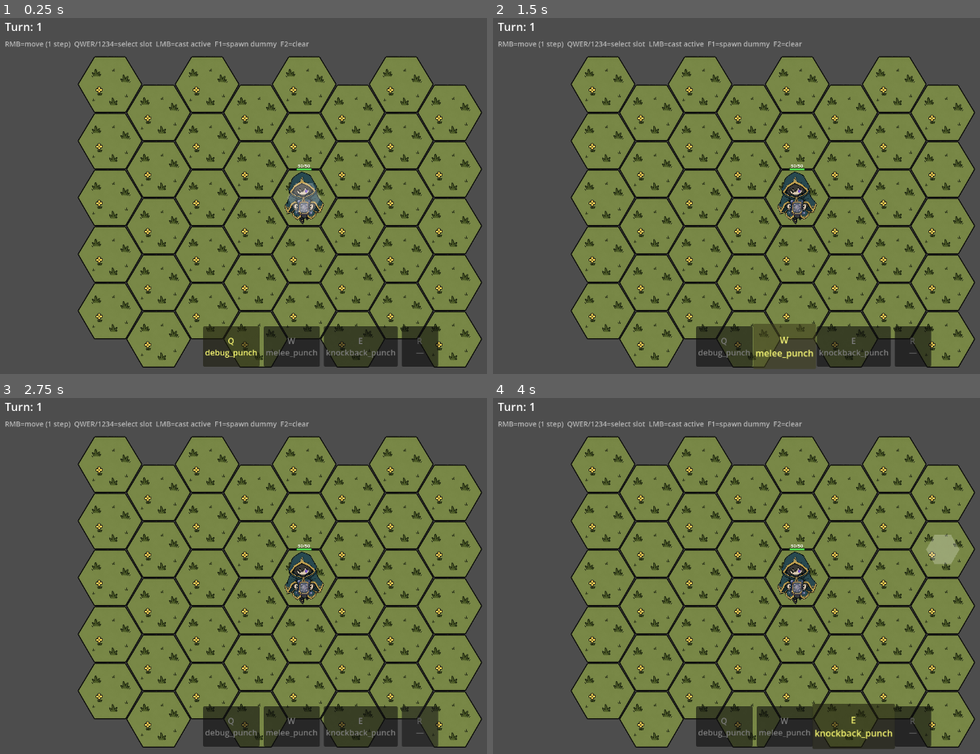
Above: before the commit, frames 1-4 (two rows, left to right).
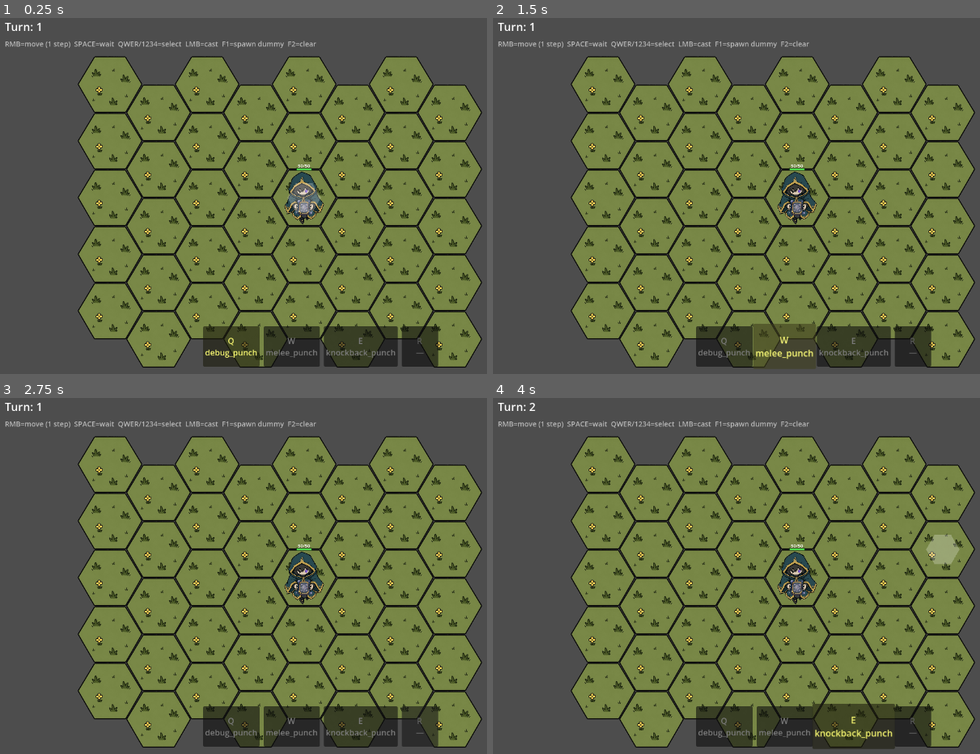
Above: after the commit, the same moments.

Repository: TortikP/GameJamProject
Game: Godot game, scene res://scenes/dev/godmode.tscn
Same seed, same stepped clock (60 frames per second), same inputs: the game is played once before the commit and once after it. This scene is started directly instead of the project's main scene.
Inputs (mouse positions are in pixels of both pictures, inside the frame that each line leads up to):
- Up to frame 1 (0.25 s): no input
- Up to frame 2 (1.5 s): click "Q debug_punch" at 0.5 s; click "W melee_punch" at 1.25 s
- Up to frame 3 (2.75 s): click "R —" at 2 s
- Up to frame 4 (4 s): click "E knockback_punch" at 2.75 s; tap Enter at 3.5 s; move the mouse to (955, 554) at 3.52 s; hold D (hex_move_bottom_right) from 3.53 s (still down); hold Space (wait_turn, bound only after the commit) from 3.53 s (still down); click (955, 554) at 3.67 s

The runs differ from the first frame. In frame 1, 0.4% of the frame differs, in the area x 15-65%, y 6-9%; in frame 2, 0.4%; in frame 3, 0.4%; in frame 4, 0.4%, in the area x 7-65%, y 1-9%.

Commit message:
feat(godmode): SPACE = skip turn + damage label on telegraph hex
SPACE-skip:
- New input action 'wait_turn' (KEY_SPACE) in project.godot
- Controller _wait_turn: gated by grid._moving + _world_processing,
  just advances TurnManager — player loses one action, AI gets a turn.
  Useful when boxed in or wanting enemies to come closer.

Damage label on telegraph:
- New scripts/presentation/telegraph_hex.gd — Node2D with custom _draw
  for hex polygon + damage number ('-N') with drop shadow. damage is
  a setter property triggering queue_redraw on change.
- Controller now aggregates damage per coord (not per attacker):
  one telegraph hex per threatened tile, label = sum of all attackers'
  predicted damage. Two adjacents both attacking player → '-8' on
  player's hex.
- Refactored: _show_telegraph/_clear_telegraph (per-actor) →
  _refresh_telegraphs (rebuilds all visuals from current intents) +
  _clear_all_telegraphs. Called once at AI loop start (clear) and end
  (refresh). On enemy death also rebuilds.

Help label updated to mention SPACE.

Diff:
--- a/project.godot
+++ b/project.godot
@@ -102,6 +102,11 @@
 "events": [Object(InputEventKey,"resource_local_to_scene":false,"resource_name":"","device":-1,"window_id":0,"alt_press …(195 unchanged characters)…
 ]
 }
+wait_turn={
+"deadzone": 0.5,
+"events": [Object(InputEventKey,"resource_local_to_scene":false,"resource_name":"","device":-1,"window_id":0,"alt_pressed":false,"shift_pressed":false,"ctrl_pressed":false,"meta_pressed":false,"pressed":false,"keycode":32,"physical_keycode":0,"key_label":0,"unicode":32,"location":0,"echo":false,"script":null)
+]
+}
 
 [rendering]
 
--- a/scenes/dev/godmode.tscn
+++ b/scenes/dev/godmode.tscn
@@ -42,7 +42,7 @@
 offset_top = 56.0
 offset_right = 600.0
 offset_bottom = 84.0
-text = "RMB=move (1 step)  QWER/1234=select slot  LMB=cast active  F1=spawn dummy  F2=clear"
+text = "RMB=move (1 step)  SPACE=wait  QWER/1234=select  LMB=cast  F1=spawn dummy  F2=clear"
 theme_override_font_sizes/font_size = 14
 modulate = Color(1, 1, 1, 0.6)
 
--- a/scripts/presentation/godmode/godmode_controller.gd
+++ b/scripts/presentation/godmode/godmode_controller.gd
@@ -197,6 +197,10 @@
 		_clear_manekins()
 		get_viewport().set_input_as_handled()
 		return
+	if event.is_action_pressed("wait_turn"):
+		_wait_turn()
+		get_viewport().set_input_as_handled()
+		return
 	for i in 4:
 		if event.is_action_pressed("cast_slot_%d" % i):
 			# Key only SELECTS the slot. Cast is confirmed by LMB on target.
@@ -218,6 +222,13 @@
 
 # ── Actions ──────────────────────────────────────────────────────────────────
 
+func _wait_turn() -> void:
+	if grid._moving or _world_processing:
+		return
+	GameLogger.info("Godmode", "player skipped turn")
+	TurnManager.advance()
+
+
 func _request_move() -> void:
 	if grid._moving or _world_processing:
 		return
@@ -316,10 +327,10 @@
 			to_remove.append(actor)
 	for actor in to_remove:
 		var a: Actor = actor
-		_clear_telegraph(a.actor_id)
 		grid.clear_actor(a.actor_id)
 		registry.unregister(a.actor_id)
 		a.queue_free()
+	_clear_all_telegraphs()
 	GameLogger.info("Godmode", "cleared %d manekins" % to_remove.size())
 
 
@@ -327,10 +338,11 @@
 	var actor: Actor = registry.get_actor(id)
 	if actor == null:
 		return
-	_clear_telegraph(id)
 	grid.clear_actor(id)
 	registry.unregister(id)
 	actor.queue_free()
+	# An enemy died → its intent is gone, refresh visuals to drop its label
+	_refresh_telegraphs()
 
 
 # ── Movement animation (mirror of arena_demo_controller) ─────────────────────
@@ -358,10 +370,9 @@
 #
 # Sequential per enemy. _world_processing locks player input during the loop.
 
-const TELEGRAPH_COLOR := Color(0.9, 0.15, 0.15, 0.45)
-const TELEGRAPH_RADIUS := 60.0
-
-var _telegraphs: Dictionary = {}  # StringName actor_id -> Polygon2D
+const TELEGRAPH_HEX_SCRIPT := preload("res://scripts/presentation/telegraph_hex.gd")
+
+var _telegraph_hexes: Dictionary = {}  # Vector2i coord -> TelegraphHex node
 
 
 func _on_world_turn_ended(_turn: int) -> void:
@@ -379,12 +390,14 @@
 	for actor in registry.all():
 		if actor is Actor and (actor as Actor).team == &"enemy":
 			enemies.append(actor)
+	# Clear all visual telegraphs at start — they'll be rebuilt at the end
+	# from per-enemy intent_coord data after all moves resolve.
+	_clear_all_telegraphs()
 	for actor in enemies:
 		if not (actor is Actor):
 			continue
 		var enemy: Actor = actor
 		if not enemy.is_alive() or registry.get_actor(enemy.actor_id) == null:
-			_clear_telegraph(enemy.actor_id)
 			continue
 
 		# 1. Resolve last turn's intent
@@ -403,8 +416,11 @@
 			if grid.get_actor_at(next_hop) == &"":
 				await grid.move_actor(enemy.actor_id, next_hop)
 
-		# 3. Set new intent if we ended adjacent and have an attack
+		# 3. Set new intent if we ended adjacent and have an attack (data only)
 		_set_attack_intent(enemy)
+
+	# Rebuild all visuals once at end — aggregates damage per coord.
+	_refresh_telegraphs()
 
 
 func _resolve_attack_intent(enemy: Actor) -> void:
@@ -413,7 +429,6 @@
 		return  # actor doesn't have attack_intent_coord field — not a manekin
 	var intent: Vector2i = intent_var
 	enemy.set("attack_intent_coord", Vector2i(-1, -1))
-	_clear_telegraph(enemy.actor_id)
 	if intent == Vector2i(-1, -1):
 		return  # no pending attack
 	var player_coord: Vector2i = grid.get_coord(PLAYER_ID)
@@ -458,28 +473,56 @@
 	if not ability.can_apply(enemy, ctx):
 		return
 	enemy.set("attack_intent_coord", player_coord)
-	_show_telegraph(enemy.actor_id, player_coord)
 
 
 # ── Telegraph visuals ────────────────────────────────────────────────────────
 
-func _show_telegraph(actor_id: StringName, coord: Vector2i) -> void:
-	_clear_telegraph(actor_id)
-	var poly := Polygon2D.new()
-	var pts: PackedVector2Array = []
-	for i in 6:
-		var a: float = deg_to_rad(60.0 * i)
-		pts.append(Vector2(cos(a) * TELEGRAPH_RADIUS, sin(a) * TELEGRAPH_RADIUS))
-	poly.polygon = pts
-	poly.color = TELEGRAPH_COLOR
-	poly.position = grid.tile_map_layer.map_to_local(coord)
-	poly.z_index = 3  # above tiles, below actors
-	grid.add_child(poly)
-	_telegraphs[actor_id] = poly
-
-
-func _clear_telegraph(actor_id: StringName) -> void:
-	var poly: Node = _telegraphs.get(actor_id)
-	if poly != null and is_instance_valid(poly):
-		poly.queue_free()
-	_telegraphs.erase(actor_id)
+func _refresh_telegraphs() -> void:
+	# Clear all current visuals.
+	for poly in _telegraph_hexes.values():
+		if is_instance_valid(poly):
+			poly.queue_free()
+	_telegraph_hexes.clear()
+	# Aggregate damage per coord across all enemies' intents.
+	var damage_per_coord: Dictionary = {}  # Vector2i -> int
+	for actor in registry.all():
+		if not (actor is Actor):
+			continue
+		var enemy: Actor = actor
+		if enemy.team != &"enemy" or not enemy.is_alive():
+			continue
+		var intent_var: Variant = enemy.get("attack_intent_coord")
+		if not (intent_var is Vector2i):
+			continue
+		var coord: Vector2i = intent_var
+		if coord == Vector2i(-1, -1):
+			continue
+		var dmg: int = _enemy_attack_damage(enemy)
+		damage_per_coord[coord] = damage_per_coord.get(coord, 0) + dmg
+	# Render one telegraph per unique coord.
+	for coord in damage_per_coord.keys():
+		var hex: Node2D = TELEGRAPH_HEX_SCRIPT.new()
+		hex.position = grid.tile_map_layer.map_to_local(coord)
+		hex.z_index = 3
+		hex.set("damage", damage_per_coord[coord])
+		grid.add_child(hex)
+		_telegraph_hexes[coord] = hex
+
+
+func _clear_all_telegraphs() -> void:
+	for poly in _telegraph_hexes.values():
+		if is_instance_valid(poly):
+			poly.queue_free()
+	_telegraph_hexes.clear()
+
+
+## Best-effort damage forecast for one enemy's pending attack. Reads its
+## attack_ability and asks the ability what damage would land.
+func _enemy_attack_damage(enemy: Actor) -> int:
+	var ability_id_var: Variant = enemy.get("attack_ability_id")
+	if not (ability_id_var is StringName) or ability_id_var == &"":
+		return 0
+	var ability: Ability = AbilityDatabase.get_ability(ability_id_var)
+	if ability == null:
+		return 0
+	return ability.predicted_damage_to(enemy, player, {})
--- /dev/null
+++ b/scripts/presentation/telegraph_hex.gd
@@ -0,0 +1,43 @@
+extends Node2D
+## TelegraphHex — paints a translucent red hex marker and a damage number
+## on a single grid coord, indicating an incoming threat. One per
+## threatened hex (NOT per attacker). Aggregated damage from multiple
+## attackers shows as one summed number (e.g. "-12").
+
+const RADIUS: float = 60.0
+const COLOR: Color = Color(0.92, 0.18, 0.18, 0.42)
+const COLOR_FRAME: Color = Color(0.6, 0.0, 0.0, 0.85)
+const TEXT_COLOR: Color = Color(1, 0.95, 0.85, 1)
+const TEXT_SHADOW: Color = Color(0, 0, 0, 0.85)
+const FONT_SIZE: int = 18
+
+var damage: int = 0:
+	set(value):
+		damage = value
+		queue_redraw()
+
+
+func _draw() -> void:
+	# Hex polygon (matches grid hex orientation: corners at angles 0°,60°,…)
+	var pts: PackedVector2Array = []
+	for i in 6:
+		var a: float = deg_to_rad(60.0 * i)
+		pts.append(Vector2(cos(a) * RADIUS, sin(a) * RADIUS))
+	draw_colored_polygon(pts, COLOR)
+	# Outline
+	for i in 6:
+		var a: Vector2 = pts[i]
+		var b: Vector2 = pts[(i + 1) % 6]
+		draw_line(a, b, COLOR_FRAME, 2.0, true)
+	# Damage label
+	if damage <= 0:
+		return
+	var font: Font = ThemeDB.fallback_font
+	var text: String = "-%d" % damage
+	var size: Vector2 = font.get_string_size(text, HORIZONTAL_ALIGNMENT_CENTER, -1, FONT_SIZE)
+	var pos: Vector2 = Vector2(-size.x * 0.5, size.y * 0.35)
+	# Drop shadow for readability over light/dark hexes
+	draw_string(font, pos + Vector2(1, 1), text,
+		HORIZONTAL_ALIGNMENT_CENTER, -1, FONT_SIZE, TEXT_SHADOW)
+	draw_string(font, pos, text,
+		HORIZONTAL_ALIGNMENT_CENTER, -1, FONT_SIZE, TEXT_COLOR)
